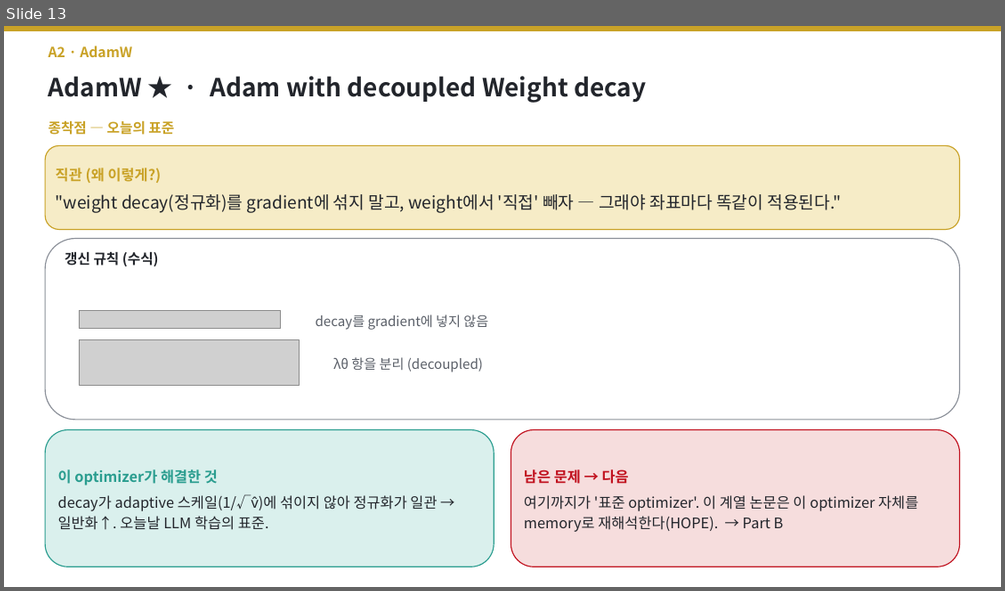
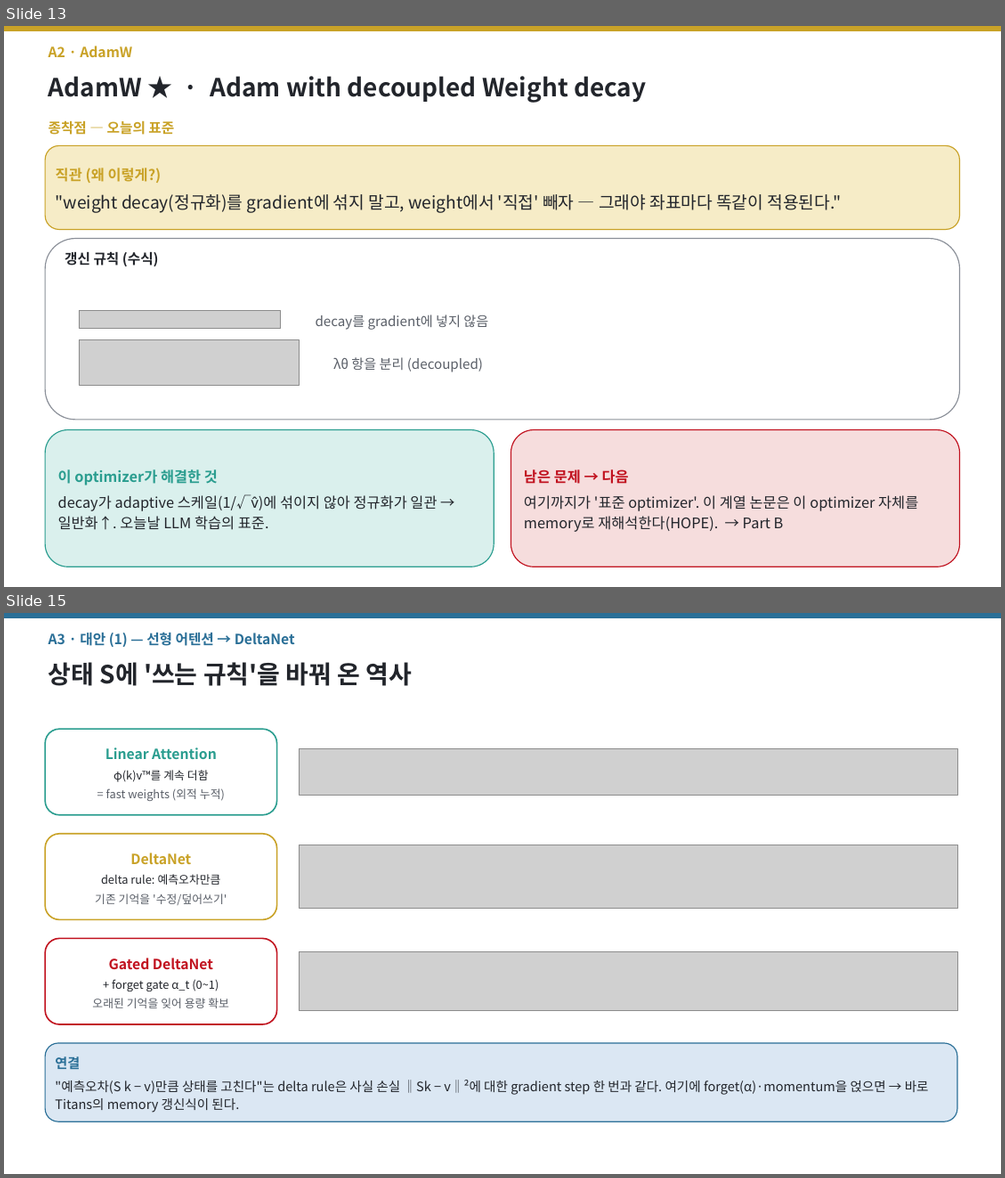
Before and after one commit to jimmylegendary/neural-memory-study, a slide deck: seminar/TTT-seminar.pptx. Shown one above the other, each under a label of ours: slide 13 before the commit, slides 13 and 15 after it; the slides between them are not shown. The pictures are 1005x591 and 1005x1178 pixels, drawn with LibreOffice and Linux fonts; fonts in the diff are those of the drawing; grey boxes stand for pictures. Boxes give left, top, right and bottom in pixels: in the first picture for what was removed or moved away, otherwise in the second. Text is boxed around its words. In the diff, an @@ line names an element or a change of style, - is before the commit and + after.

```diff
--- a/seminar/TTT-seminar.pptx
+++ b/seminar/TTT-seminar.pptx
@@ slide 15 added at bbox=[4, 613, 1001, 1174], background #FFFFFF @@
@@ rectangle added at bbox=[4, 613, 1001, 617], fill #2A6F97, outline #2A6F97 1 pt @@
@@ text added at bbox=[48, 632, 295, 647], 13.5 pt, text #2A6F97, bold @@
+A3 · 대안 (1) — 선형 어텐션 → DeltaNet
@@ text added at bbox=[48, 662, 413, 686], 24 pt, text #22252B, bold @@
+상태 S에 '쓰는 규칙'을 바꿔 온 역사
@@ rounded rectangle added at bbox=[45, 729, 277, 815], fill #FFFFFF, outline #2A9D8F 1.4 pt, 11 pt, text #5A5F68 @@
+Linear Attention
+φ(k)v™를 계속 더함
+= fast weights (외적 누적)
@@ picture added at bbox=[299, 748, 957, 795] @@
@@ rounded rectangle added at bbox=[45, 834, 277, 919], fill #FFFFFF, outline #C9A227 1.4 pt, 11 pt, text #22252B @@
+DeltaNet
+delta rule: 예측오차만큼
+기존 기억을 '수정/덮어쓰기'
@@ picture added at bbox=[299, 844, 957, 908] @@
@@ rounded rectangle added at bbox=[45, 938, 277, 1024], fill #FFFFFF, outline #C1121F 1.4 pt, 11 pt, text #22252B @@
+Gated DeltaNet
++ forget gate α_t (0~1)
+오래된 기억을 잊어 용량 확보
@@ picture added at bbox=[299, 952, 957, 1010] @@
@@ rounded rectangle added at bbox=[45, 1043, 957, 1121], fill #DBE7F3, outline #2A6F97 1 pt, 12.5 pt, text #22252B @@
+연결
+"예측오차(S k − v)만큼 상태를 고친다"는 delta rule은 사실 손실 ‖Sk − v‖²에 대한 gradient step 한 번과 같다. 여기에 forget(α)·momentum을 얹으면 → 바로 Titans의 memory 갱신식이 된다.
```
Also in this commit, not shown: 22 other slides added, 15 other files.
